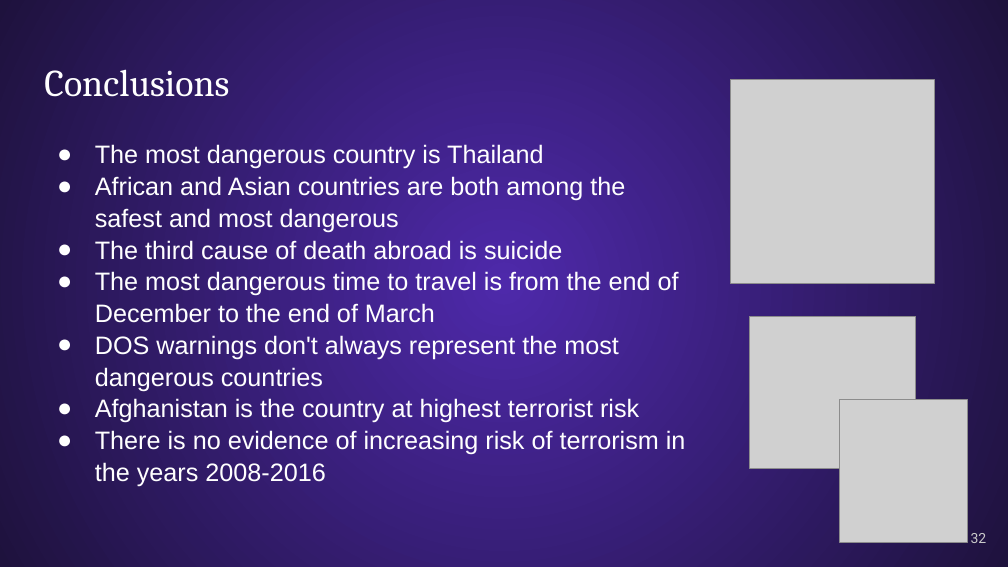
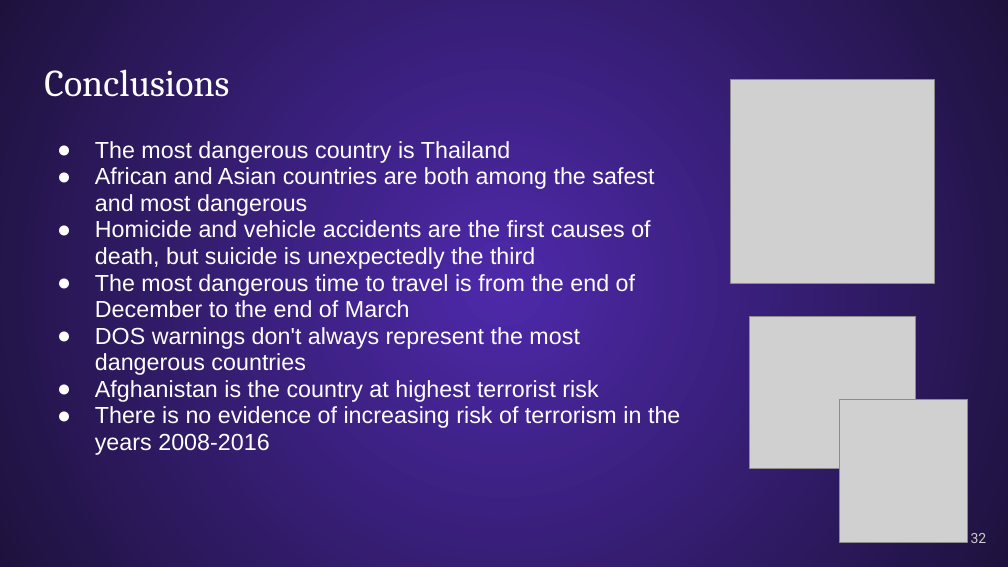
Before and after one commit to mrmirkorossi/SQL, a slide deck: slide 32 of Project SQL - Presentation v3 ENG.pptx. Drawn at 1008x567 pixels with LibreOffice and Linux fonts; fonts in the diff are those of the drawing; grey boxes stand for pictures. Boxes give left, top, right and bottom in pixels: in the first picture for what was removed or moved away, otherwise in the second. Text is boxed around its words. In the diff, an @@ line names an element or a change of style, - is before the commit and + after.

```diff
--- a/Project SQL - Presentation v3 ENG.pptx
+++ b/Project SQL - Presentation v3 ENG.pptx
@@ text at box(95, 141, 680, 455): size 18 to 16.6 pt in "The most dangerous country is Thailand", "African and Asian countries are both among ...", "The most dangerous time to travel is ...", "DOS warnings don't always represent the most ..." and 2 more places; line spacing 1.05 to 0.95 @@
@@ text at box(95, 220, 650, 269): text changed; size 18 to 16.6 pt @@
-● The third cause of death abroad is suicide
+● Homicide and vehicle accidents are the first causes of death, but suicide is unexpectedly the third
```
Also in this commit, not shown: 19 other slides changed.
